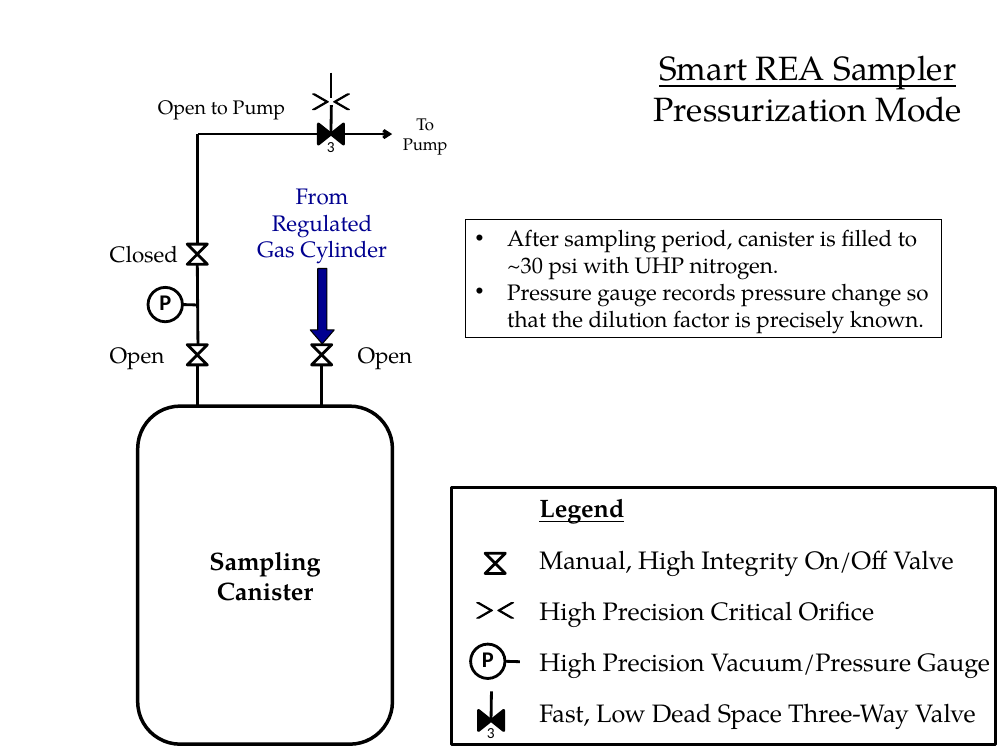
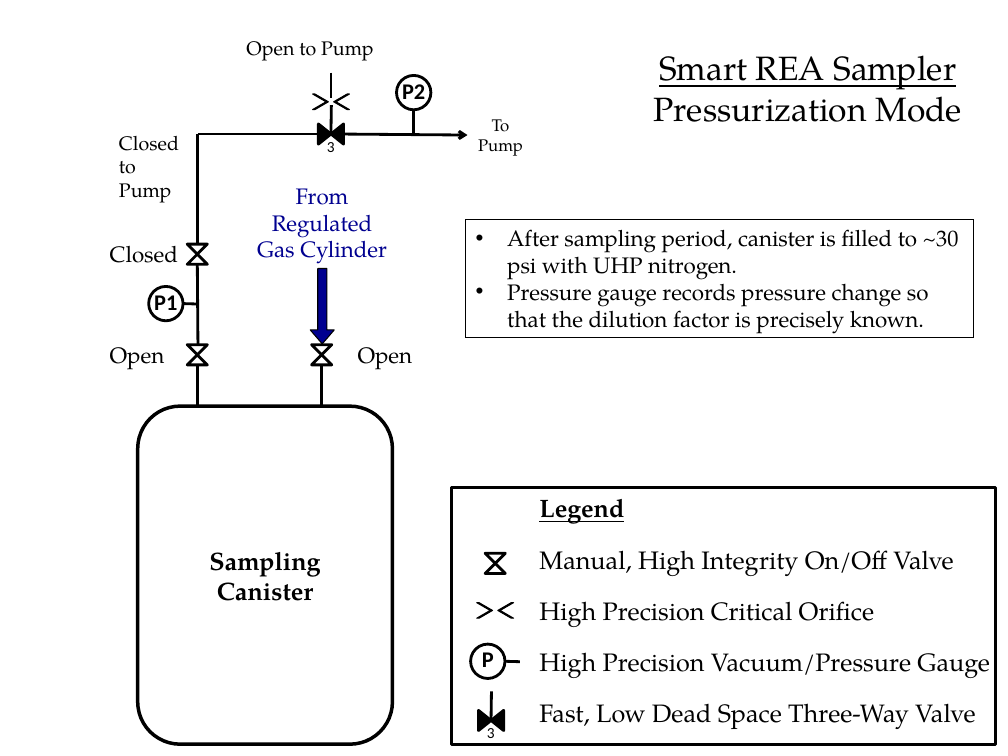
Before and after one commit to patricktokeeffe/smart-rea-sampler, a slide deck: slide 8 of doc/SamplingConfig.pptx (slide 4 before the commit). Drawn at 1008x756 pixels with LibreOffice and Linux fonts; fonts in the diff are those of the drawing. Boxes give left, top, right and bottom in pixels: in the first picture for what was removed or moved away, otherwise in the second. Text is boxed around its words. In the diff, an @@ line names an element or a change of style, - is before the commit and + after.

Commit message:
Revise system config presentation with research & revised config proposal
Current design results in high power consumption, mostly from pump
which flushes sample down tower to canisters/orifices/3-way valves.
Particular issues and revised proposal are added to the PowerPoint
presentation.

```diff
--- a/doc/SamplingConfig.pptx
+++ b/doc/SamplingConfig.pptx
@@ text added at (246,41,373,61), 14 pt, text #000000 @@
+Open to Pump
@@ ellipse added at (396,76,430,110), outline #000000 2 pt, 16 pt, text #000000, bold @@
+P2
@@ line added from (413, 135) to (413, 110), #000000 2 pt @@
@@ text "To": place and size @@
-text "To" at (403,118,448,155)
+text "To" at (478,119,523,156)
@@ text at (119,136,179,203): text changed @@
-Open to Pump
+Closed
+to Pump
@@ arrow moved from (344, 134) - (392, 134) to (344, 134) - (468, 135) @@
@@ rectangle "After sampling period, canister is ...": place and size @@
-rectangle "After sampling period, canister is ..." at (466,220,941,339)
+rectangle "After sampling period, canister is ..." at (466,220,974,339)
@@ text in ellipse at (154,291,177,316): text changed @@
-P
+P1
```
Also in this commit, not shown: 4 other slides changed, 7 slides added.
